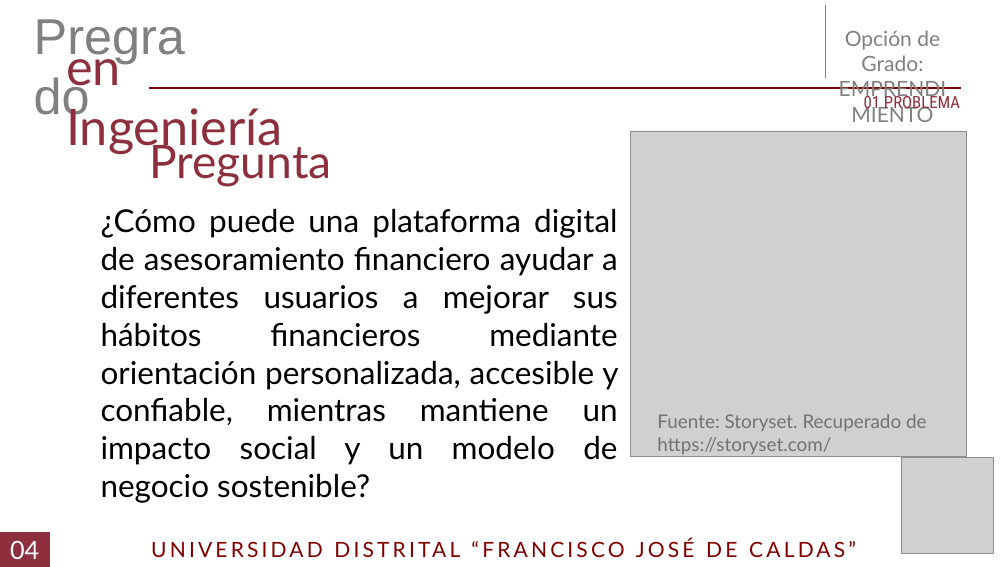
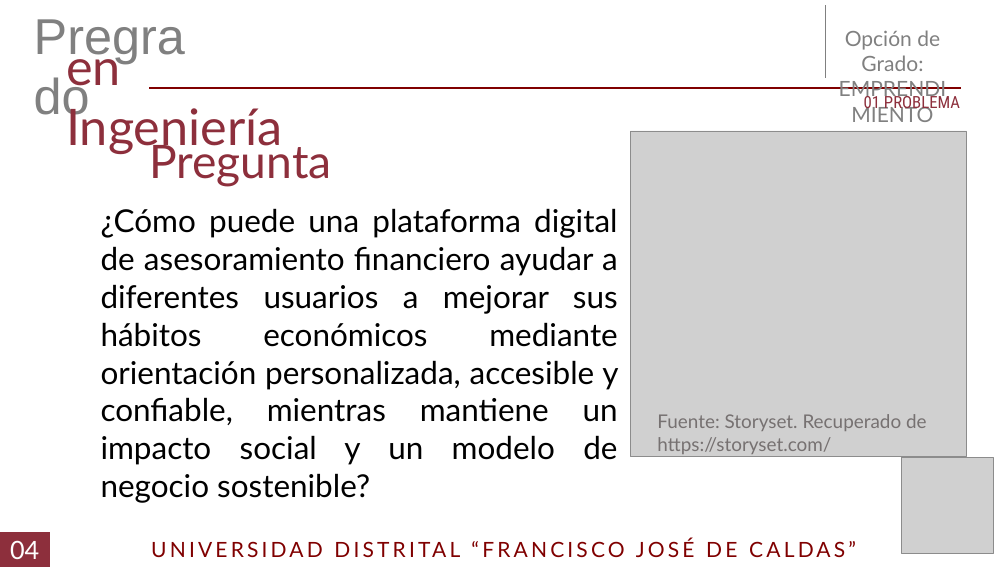
Before and after one commit to DLRin/anteproyecto, a slide deck: slide 5 of Presentacion/Presentacion.pptx. Drawn at 1008x567 pixels with LibreOffice and Linux fonts; fonts in the diff are those of the drawing; grey boxes stand for pictures. Boxes give left, top, right and bottom in pixels: in the first picture for what was removed or moved away, otherwise in the second. Text is boxed around its words. In the diff, an @@ line names an element or a change of style, - is before the commit and + after.

```diff
--- a/Presentacion/Presentacion.pptx
+++ b/Presentacion/Presentacion.pptx
@@ text at [101,208,618,503]: text changed @@
-¿Cómo puede una plataforma digital de asesoramiento financiero ayudar a diferentes usuarios a mejorar sus hábitos financieros mediante orientación personalizada, accesible y confiable, mientras mantiene un impacto social y un modelo de negocio sostenible?
+¿Cómo puede una plataforma digital de asesoramiento financiero ayudar a diferentes usuarios a mejorar sus hábitos económicos mediante orientación personalizada, accesible y confiable, mientras mantiene un impacto social y un modelo de negocio sostenible?
```
Also in this commit, not shown: 21 other slides changed, 2 slides added, 24 other files.
